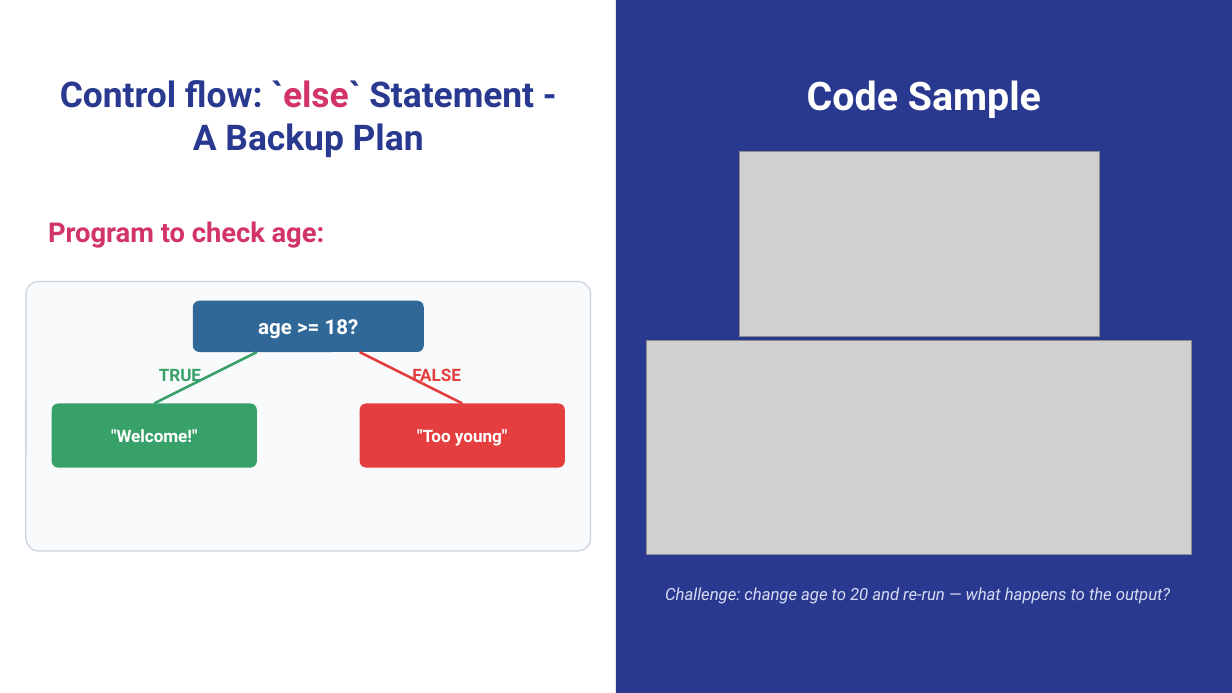
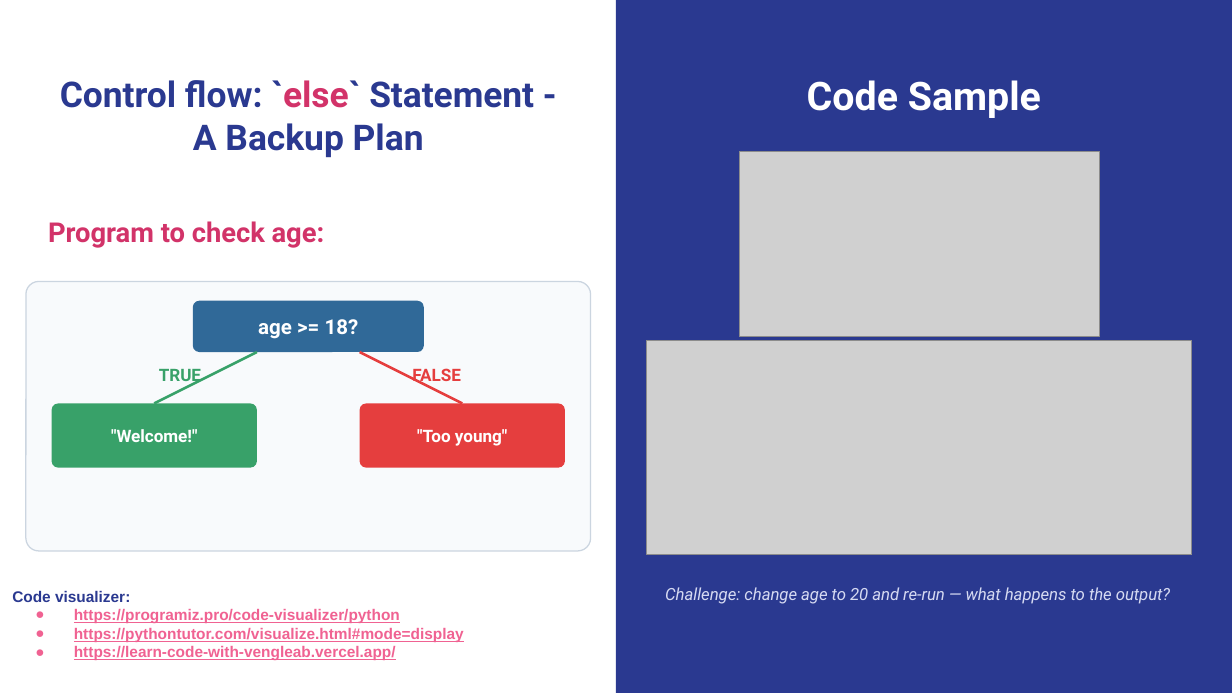
Before and after one commit to wg-training/wg-python-for-data-science-fundamental, a slide deck: slide 10 of slides/06 - Python Control Flows - Conditional Statement.pptx (slide 8 before the commit). Drawn at 1232x693 pixels with LibreOffice and Linux fonts; fonts in the diff are those of the drawing; grey boxes stand for pictures. Boxes give left, top, right and bottom in pixels: in the first picture for what was removed or moved away, otherwise in the second. Text is boxed around its words. In the diff, an @@ line names an element or a change of style, - is before the commit and + after.

```diff
--- a/slides/06 - Python Control Flows - Conditional Statement.pptx
+++ b/slides/06 - Python Control Flows - Conditional Statement.pptx
@@ text added at (12,590,464,660), 9 pt, text #F06292, bold, underline @@
+Code visualizer:
+● https://programiz.pro/code-visualizer/python
+● https://pythontutor.com/visualize.html#mode=display
+● https://learn-code-with-vengleab.vercel.app/
```
Also in this commit, not shown: 10 other slides changed, 9 slides added, 2 other files.
